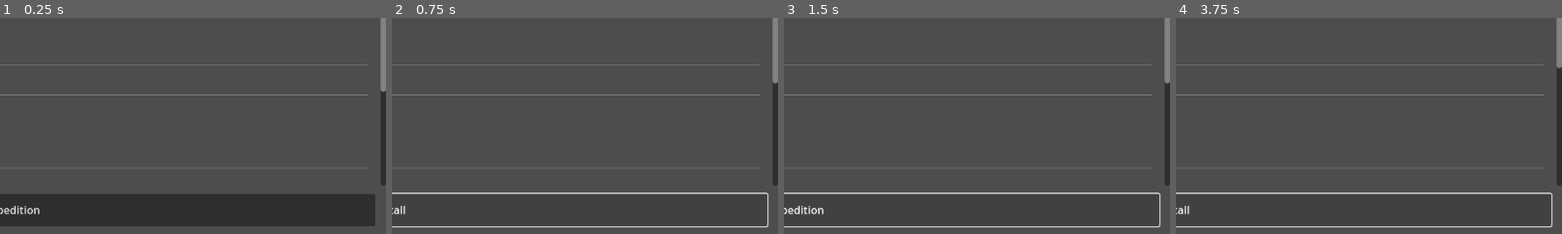
Above: before the commit, frames 1-4 (left to right).
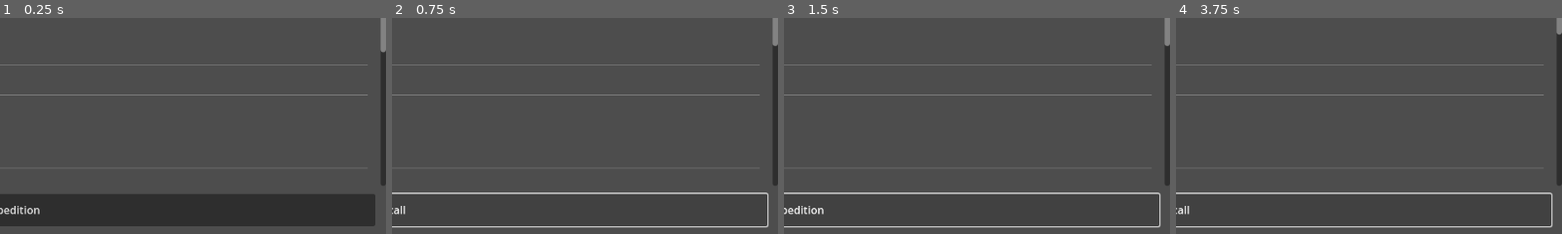
Above: after the commit, the same moments.

Repository: NicDoh/BONK
Game: Godot game, scene res://scenes/Main.tscn
Same seed, same stepped clock (60 frames per second), same inputs: the game is played once before the commit and once after it.
Inputs:
- Up to frame 1 (0.25 s): no input
- Up to frame 2 (0.75 s): click "Start Expedition" at 0.5 s
- Up to frame 3 (1.5 s): click "Recall" at 1.25 s
- Up to frame 4 (3.75 s): click "Start Expedition" at 2 s; click "Upgrade Bonkery" at 2.75 s; click "Upgrade Bonkery" at 3.5 s
The pictures show only the part of the screen within x 50-100%, y 50-100%; the shares and areas given below are measured in that part.

The runs differ from the first frame. In frame 1, 0.3% of the frame differs, in the area x 98-100%, y 15-35%; in frame 2, 0.3%; in frame 3, 0.3%; in frame 4, 0.2%.

Commit message:
ResearchManager, Thinkery UI, offline progress med summary
Co-Authored-By: Claude Sonnet 4.6 <noreply@anthropic.com>

Diff:
--- a/bonk/autoloads/ExpeditionManager.gd
+++ b/bonk/autoloads/ExpeditionManager.gd
@@ -167,8 +167,25 @@
 		return 3.0
 	return clampf(3.0 - (current_monster.speed * 0.05), 0.5, 3.0)
 
+func calculate_offline_kills(elapsed: float) -> int:
+	if not current_monster:
+		return 0
+	var avg_damage := maxi(1, CharacterManager.get_effective_stat("strength") - current_monster.defense / 2)
+	var ticks_per_kill := ceili(float(current_monster.hp) / float(avg_damage))
+	var time_per_kill := ticks_per_kill * _get_player_tick_interval()
+	return int(elapsed / time_per_kill)
+
 func serialize() -> Dictionary:
 	return {
 		"active": active,
 		"zone_id": current_zone_id,
+		"monster_path": current_monster.resource_path if current_monster else "",
 	}
+
+func deserialize(data: Dictionary) -> void:
+	current_zone_id = data.get("zone_id", "")
+	var monster_path: String = data.get("monster_path", "")
+	if monster_path != "":
+		current_monster = load(monster_path) as MonsterData
+		_monster_hp = current_monster.hp
+	active = data.get("active", false) and current_monster != null
--- a/bonk/autoloads/GameManager.gd
+++ b/bonk/autoloads/GameManager.gd
@@ -1,4 +1,8 @@
 extends Node
+
+const MAX_OFFLINE_SECONDS := 3600.0
+
+var pending_offline_summary: Dictionary = {}
 
 func _ready() -> void:
 	SaveManager.load_save()
@@ -6,3 +10,43 @@
 func _notification(what: int) -> void:
 	if what == NOTIFICATION_WM_CLOSE_REQUEST or what == NOTIFICATION_APPLICATION_PAUSED:
 		SaveManager.save()
+
+func apply_offline_progress(saved_timestamp: float) -> void:
+	if not ResearchManager.is_unlocked("offline_progress"):
+		return
+	if not ExpeditionManager.current_monster:
+		return
+
+	var elapsed := Time.get_unix_time_from_system() - saved_timestamp
+	elapsed = minf(elapsed, MAX_OFFLINE_SECONDS)
+	if elapsed < 1.0:
+		return
+
+	var kills := ExpeditionManager.calculate_offline_kills(elapsed)
+	if kills <= 0:
+		return
+
+	var drops_summary: Dictionary = {}
+	for i in kills:
+		for entry in ExpeditionManager.current_monster.drops:
+			var drop_bonus := 0.0
+			if CharacterManager.equipped_main_hand:
+				drop_bonus = CharacterManager.equipped_main_hand.bonus_drop_chance
+			if CharacterManager.equipped_off_hand:
+				drop_bonus += CharacterManager.equipped_off_hand.bonus_drop_chance
+			if randf() < entry.weight * (1.0 + drop_bonus):
+				var qty := randi_range(entry.quantity_min, entry.quantity_max)
+				InventoryManager.add_item(entry.item, qty)
+				drops_summary[entry.item.name] = drops_summary.get(entry.item.name, 0) + qty
+
+	var avg_damage := maxi(1, CharacterManager.get_effective_stat("strength") - ExpeditionManager.current_monster.defense / 2)
+	var xp_per_kill := float(avg_damage * ceili(float(ExpeditionManager.current_monster.hp) / float(avg_damage)))
+	CharacterManager.gain_xp("strength", xp_per_kill * kills * 0.5)
+	CharacterManager.gain_xp("speed", xp_per_kill * kills * 0.25)
+	CharacterManager.gain_xp("accuracy", xp_per_kill * kills * 0.25)
+
+	pending_offline_summary = {
+		"kills": kills,
+		"elapsed": elapsed,
+		"drops": drops_summary,
+	}
--- a/bonk/autoloads/ResearchManager.gd
+++ b/bonk/autoloads/ResearchManager.gd
@@ -1,4 +1,97 @@
 extends Node
+
+var completed: Array[String] = []
+var active_research_id: String = ""
+var active_finish_time: float = 0.0
 
 func _ready() -> void:
 	pass
+
+func _process(_delta: float) -> void:
+	if active_research_id == "":
+		return
+	if Time.get_unix_time_from_system() >= active_finish_time:
+		_complete_active()
+
+func start(data: ResearchData) -> bool:
+	if active_research_id != "":
+		return false
+	if is_completed(data.id):
+		return false
+	if not _prerequisites_met(data):
+		return false
+	for ingredient in data.cost_resources:
+		if not InventoryManager.has_item(ingredient.item.id, ingredient.quantity):
+			return false
+	for ingredient in data.cost_resources:
+		InventoryManager.remove_item(ingredient.item, ingredient.quantity)
+	active_research_id = data.id
+	active_finish_time = Time.get_unix_time_from_system() + data.duration_seconds
+	EventBus.research_started.emit(data)
+	return true
+
+func _complete_active() -> void:
+	var data := ResourceRegistry.find_research(active_research_id)
+	active_research_id = ""
+	active_finish_time = 0.0
+	if not data:
+		return
+	completed.append(data.id)
+	for unlock_id in data.unlocks:
+		EventBus.content_unlocked.emit(unlock_id)
+	EventBus.research_completed.emit(data)
+
+func is_completed(research_id: String) -> bool:
+	return completed.has(research_id)
+
+func is_unlocked(unlock_id: String) -> bool:
+	for res_id in completed:
+		var data := ResourceRegistry.find_research(res_id)
+		if data and data.unlocks.has(unlock_id):
+			return true
+	return false
+
+func get_available(all_research: Array) -> Array:
+	var available := []
+	for data in all_research:
+		if is_completed(data.id):
+			continue
+		if not _prerequisites_met(data):
+			continue
+		if not _visible(data):
+			continue
+		available.append(data)
+	return available
+
+func _prerequisites_met(data: ResearchData) -> bool:
+	for prereq in data.prerequisites:
+		if not is_completed(prereq):
+			return false
+	return true
+
+func _visible(data: ResearchData) -> bool:
+	if data.visible_conditions.is_empty():
+		return true
+	for condition in data.visible_conditions:
+		if is_unlocked(condition) or is_completed(condition):
+			return true
+	return false
+
+func time_remaining() -> float:
+	if active_research_id == "":
+		return 0.0
+	return maxf(0.0, active_finish_time - Time.get_unix_time_from_system())
+
+func serialize() -> Dictionary:
+	return {
+		"completed": completed.duplicate(),
+		"active_research_id": active_research_id,
+		"active_finish_time": active_finish_time,
+	}
+
+func deserialize(data: Dictionary) -> void:
+	completed.clear()
+	for item in data.get("completed", []):
+		completed.append(str(item))
+	active_research_id = data.get("active_research_id", "")
+	active_finish_time = data.get("active_finish_time", 0.0)
--- a/bonk/autoloads/ResourceRegistry.gd
+++ b/bonk/autoloads/ResourceRegistry.gd
@@ -2,12 +2,14 @@
 
 var items: Dictionary = {}
 var gear: Dictionary = {}
+var research: Dictionary = {}
 
 func _ready() -> void:
-	_load_directory("res://data/items/", items)
-	_load_directory("res://data/gear/", gear)
+	_load_directory("res://data/items/", items, ItemData)
+	_load_directory("res://data/gear/", gear, ItemData)
+	_load_directory("res://data/research/", research, ResearchData)
 
-func _load_directory(path: String, registry: Dictionary) -> void:
+func _load_directory(path: String, registry: Dictionary, type) -> void:
 	var dir := DirAccess.open(path)
 	if not dir:
 		return
@@ -16,7 +18,7 @@
 	while file_name != "":
 		if file_name.ends_with(".tres"):
 			var res := load(path + file_name)
-			if res is ItemData:
+			if is_instance_of(res, type):
 				registry[res.id] = res
 		file_name = dir.get_next()
 
@@ -26,3 +28,9 @@
 	if gear.has(item_id):
 		return gear[item_id]
 	return null
+
+func find_research(research_id: String) -> ResearchData:
+	return research.get(research_id, null)
+
+func get_all_research() -> Array:
+	return research.values()
--- a/bonk/autoloads/SaveManager.gd
+++ b/bonk/autoloads/SaveManager.gd
@@ -4,10 +4,12 @@
 
 func save() -> void:
 	var data := {
+		"timestamp": Time.get_unix_time_from_system(),
 		"character": CharacterManager.serialize(),
 		"inventory": InventoryManager.serialize(),
 		"expedition": ExpeditionManager.serialize(),
 		"city": CityManager.serialize(),
+		"research": ResearchManager.serialize(),
 	}
 	var file := FileAccess.open(SAVE_PATH, FileAccess.WRITE)
 	if file:
@@ -33,6 +35,12 @@
 		InventoryManager.deserialize(data["inventory"])
 	if data.has("city"):
 		CityManager.deserialize(data["city"])
+	if data.has("research"):
+		ResearchManager.deserialize(data["research"])
+	if data.has("expedition"):
+		ExpeditionManager.deserialize(data["expedition"])
+	if data.has("timestamp"):
+		GameManager.apply_offline_progress(data["timestamp"])
 
 func delete_save() -> void:
 	if FileAccess.file_exists(SAVE_PATH):
--- /dev/null
+++ b/bonk/data/research/offline_progress.tres
@@ -0,0 +1,13 @@
+[gd_resource type="Resource" script_class="ResearchData" load_steps=3 format=3 uid="uid://bgat2eq4o2as4"]
+
+[ext_resource type="Script" uid="uid://dc4e8e5wbj6mj" path="res://resources/CraftingIngredient.gd" id="1_d7uva"]
+[ext_resource type="Script" uid="uid://ct603woaakjmt" path="res://resources/ResearchData.gd" id="2_d62or"]
+
+[resource]
+script = ExtResource("2_d62or")
+id = "offline_progress"
+title = "Offline Progress"
+description = "The tribe continues working while you sleep."
+category = "expedition"
+duration_seconds = 10.0
+unlocks = Array[String](["offline_progress"])
--- a/bonk/scenes/Main.gd
+++ b/bonk/scenes/Main.gd
@@ -16,6 +16,8 @@
 
 var _recipes: Array[CraftingRecipe] = []
 var _building_label: Label
+var _research_container: VBoxContainer
+var _research_status_label: Label
 
 var _log_lines: Array[String] = []
 const LOG_MAX := 6
@@ -123,6 +125,23 @@
 
 	inner.add_child(HSeparator.new())
 	_refresh_buildings()
+
+	# Thinkery
+	var thinkery_title := Label.new()
+	thinkery_title.text = "Thinkery"
+	thinkery_title.add_theme_font_size_override("font_size", 16)
+	inner.add_child(thinkery_title)
+
+	_research_status_label = Label.new()
+	_research_status_label.add_theme_font_size_override("font_size", 12)
+	inner.add_child(_research_status_label)
+
+	_research_container = VBoxContainer.new()
+	_research_container.add_theme_constant_override("separation", 6)
+	inner.add_child(_research_container)
+
+	inner.add_child(HSeparator.new())
+	_refresh_research_ui()
 
 	# Crafting
 	var craft_title := Label.new()
@@ -174,13 +193,31 @@
 	EventBus.item_removed.connect(func(_i, _q): _refresh_inventory(); _refresh_craft_ui())
 	EventBus.item_crafted.connect(func(_r, _i): _refresh_inventory(); _refresh_gear(); _refresh_craft_ui())
 	EventBus.building_upgrade_completed.connect(func(_b, _l): _refresh_buildings(); _refresh_craft_ui())
+	EventBus.research_completed.connect(func(_r): _refresh_research_ui(); _log("[color=cyan]Research complete![/color]"))
+	EventBus.offline_progress_applied.connect(_on_offline_progress)
+	EventBus.content_unlocked.connect(func(id): _log("[color=cyan]Unlocked: %s[/color]" % id))
 
 	_refresh_player_hp()
+
+	if not GameManager.pending_offline_summary.is_empty():
+		var s := GameManager.pending_offline_summary
+		_on_offline_progress(s["elapsed"], s)
+		GameManager.pending_offline_summary = {}
+
+	if ExpeditionManager.active and ExpeditionManager.current_monster:
+		var monster := ExpeditionManager.current_monster
+		monster_name_label.text = monster.name
+		monster_hp_bar.max_value = monster.hp
+		monster_hp_bar.value = ExpeditionManager._monster_hp
+		action_button.text = "Recall"
 
 func _process(_delta: float) -> void:
 	if ExpeditionManager.active:
 		_refresh_player_hp()
 		_refresh_monster_hp()
+	if ResearchManager.active_research_id != "":
+		var secs := ResearchManager.time_remaining()
+		_research_status_label.text = "Researching: %s  (%.0fs left)" % [ResearchManager.active_research_id, secs]
 
 func _on_action_pressed() -> void:
 	if ExpeditionManager.active:
@@ -273,6 +310,47 @@
 		_refresh_buildings()
 	else:
 		_log("[color=gray]Cannot upgrade Bonkery.[/color]")
+
+func _refresh_research_ui() -> void:
+	for child in _research_container.get_children():
+		child.queue_free()
+
+	if ResearchManager.active_research_id != "":
+		var secs := ResearchManager.time_remaining()
+		_research_status_label.text = "Researching: %s  (%.0fs left)" % [ResearchManager.active_research_id, secs]
+	else:
+		_research_status_label.text = "Idle"
+
+	var all := ResourceRegistry.get_all_research()
+	var available := ResearchManager.get_available(all)
+	for data in available:
+		var row := HBoxContainer.new()
+		var label := Label.new()
+		label.text = "%s  (%ds)" % [data.title, int(data.duration_seconds)]
+		label.size_flags_horizontal = Control.SIZE_EXPAND_FILL
+		label.add_theme_font_size_override("font_size", 12)
+		row.add_child(label)
+		var btn := Button.new()
+		btn.text = "Research"
+		btn.disabled = ResearchManager.active_research_id != ""
+		btn.pressed.connect(_on_research_pressed.bind(data))
+		row.add_child(btn)
+		_research_container.add_child(row)
+
+	for data in all:
+		if not ResearchManager.is_completed(data.id):
+			continue
+		var done_label := Label.new()
+		done_label.text = "✓ %s" % data.title
+		done_label.add_theme_font_size_override("font_size", 12)
+		_research_container.add_child(done_label)
+
+func _on_research_pressed(data: ResearchData) -> void:
+	if ResearchManager.start(data):
+		_log("[color=yellow]Started: %s[/color]" % data.title)
+		_refresh_research_ui()
+	else:
+		_log("[color=gray]Cannot start research.[/color]")
 
 func _load_recipes() -> void:
 	var dir := DirAccess.open("res://data/recipes/")
@@ -380,6 +458,14 @@
 	_refresh_gear()
 	_refresh_stats()
 
+func _on_offline_progress(elapsed: float, summary: Dictionary) -> void:
+	var mins := int(elapsed / 60)
+	_log("[color=gold]--- Offline: %dm, %d kills ---[/color]" % [mins, summary["kills"]])
+	for item_name in summary["drops"]:
+		_log("[color=gold]  %s x%d[/color]" % [item_name, summary["drops"][item_name]])
+	_refresh_inventory()
+	_refresh_stats()
+
 func _log(text: String) -> void:
 	_log_lines.append(text)
 	if _log_lines.size() > LOG_MAX:
